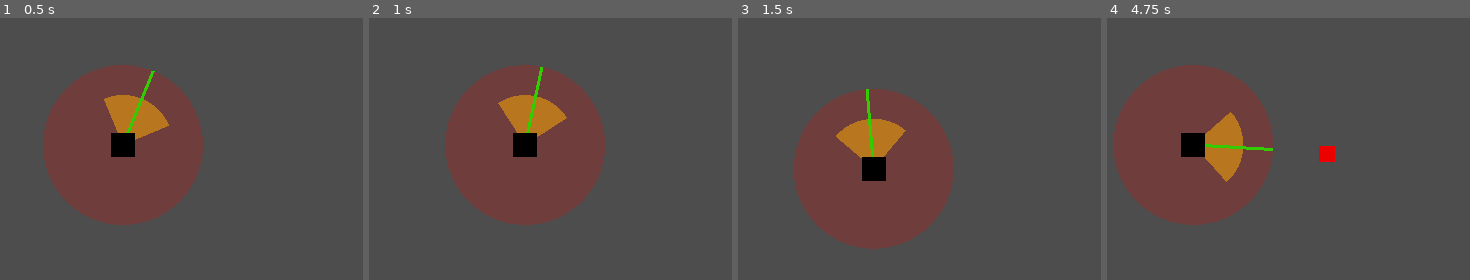
Above: before the commit, frames 1-4 (left to right).
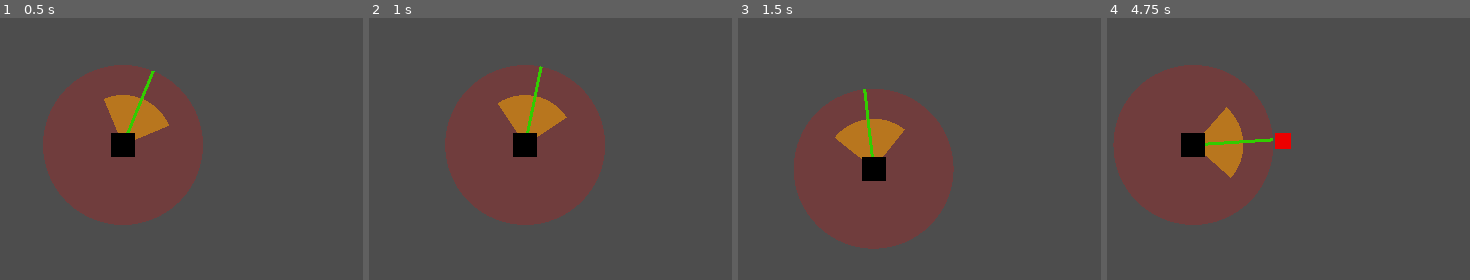
Above: after the commit, the same moments.

Repository: GJunior96/gods-and-monsters-prototype
Game: Godot game, scene res://main.tscn
Same seed, same stepped clock (60 frames per second), same inputs: the game is played once before the commit and once after it.
Inputs (mouse positions are in pixels of both pictures, inside the frame that each line leads up to):
- Up to frame 1 (0.5 s): no input
- Up to frame 2 (1 s): tap Enter at 0.5 s; move the mouse to (597, 130) at 0.52 s; press the mouse at (597, 130) at 0.53 s; hold Right (ui_right) from 0.53 s (still down)
- Up to frame 3 (1.5 s): move the mouse to (763, 159) at 1.27 s; release Right (ui_right) at 1.28 s; release the mouse at (763, 159) at 1.28 s; hold Down (ui_down) from 1.28 s (still down); click (763, 159) at 1.35 s
- Up to frame 4 (4.75 s): move the mouse to (1277, 86) at 2.02 s; release Down (ui_down) at 2.03 s; press the mouse at (1277, 86) at 2.03 s; hold Right (ui_right) 2.03-2.78 s; move the mouse to (1205, 198) at 2.77 s; release the mouse at (1205, 198) at 2.78 s; hold Up (ui_up) 2.78-3.53 s; click (1205, 198) at 2.85 s; move the mouse to (1375, 185) at 3.52 s; press the mouse at (1375, 185) at 3.53 s; hold Left (ui_left) from 3.53 s (still down); move the mouse to (outside the picture) at 4.27 s; release the mouse at (outside the picture) at 4.28 s; click (outside the picture) at 4.35 s

Frame 1 is identical in both runs. In frame 2, less than 0.1% of the frame differs, in the area x 35-55%, y 18-44%; in frame 3, 0.3%; in frame 4, 1.2%, in the area x 26-63%, y 33-63%.

Commit message:
feat(enemy): introduce state-driven behavior system
- enable enemies to switch between states
- prepare for modular behaviors (idle, chase, stunned, etc.)

Diff:
--- /dev/null
+++ b/data/enemies/states/enemy_state_chase.tres
@@ -0,0 +1,7 @@
+[gd_resource type="Resource" script_class="EnemyStateData" load_steps=2 format=3 uid="uid://ddrj2c7s2csy1"]
+
+[ext_resource type="Script" uid="uid://cp51ftfkb2qp3" path="res://scripts/resources/enemies/states/enemy_state_data.gd" id="1_86ce7"]
+
+[resource]
+script = ExtResource("1_86ce7")
+metadata/_custom_type_script = "uid://cp51ftfkb2qp3"
--- /dev/null
+++ b/data/enemies/states/enemy_state_dead.tres
@@ -0,0 +1,10 @@
+[gd_resource type="Resource" script_class="EnemyStateData" load_steps=2 format=3 uid="uid://vg0xqp47a27"]
+
+[ext_resource type="Script" uid="uid://cp51ftfkb2qp3" path="res://scripts/resources/enemies/states/enemy_state_data.gd" id="1_7vor5"]
+
+[resource]
+script = ExtResource("1_7vor5")
+speed_multiplier = 0.0
+friction = 0.0
+can_move = false
+metadata/_custom_type_script = "uid://cp51ftfkb2qp3"
--- /dev/null
+++ b/data/enemies/states/enemy_state_set_basic.tres
@@ -0,0 +1,13 @@
+[gd_resource type="Resource" script_class="EnemyStateSet" load_steps=5 format=3 uid="uid://bgalslmqb62rj"]
+
+[ext_resource type="Resource" uid="uid://ddrj2c7s2csy1" path="res://data/enemies/states/enemy_state_chase.tres" id="1_itavt"]
+[ext_resource type="Script" uid="uid://bsy1yegx5m4eh" path="res://scripts/enemies/states/enemy_state_set.gd" id="1_u2scf"]
+[ext_resource type="Resource" uid="uid://vg0xqp47a27" path="res://data/enemies/states/enemy_state_dead.tres" id="2_r5ieq"]
+[ext_resource type="Resource" uid="uid://cyrpatva654av" path="res://data/enemies/states/enemy_state_stunned.tres" id="4_ksm5e"]
+
+[resource]
+script = ExtResource("1_u2scf")
+chase = ExtResource("1_itavt")
+stunned = ExtResource("4_ksm5e")
+dead = ExtResource("2_r5ieq")
+metadata/_custom_type_script = "uid://bsy1yegx5m4eh"
--- /dev/null
+++ b/data/enemies/states/enemy_state_stunned.tres
@@ -0,0 +1,11 @@
+[gd_resource type="Resource" script_class="EnemyStateData" load_steps=2 format=3 uid="uid://cyrpatva654av"]
+
+[ext_resource type="Script" uid="uid://cp51ftfkb2qp3" path="res://scripts/resources/enemies/states/enemy_state_data.gd" id="1_ogk36"]
+
+[resource]
+script = ExtResource("1_ogk36")
+speed_multiplier = 0.0
+friction = 600.0
+duration = 0.15
+can_move = false
+metadata/_custom_type_script = "uid://cp51ftfkb2qp3"
--- a/scenes/enemies/enemy.tscn
+++ b/scenes/enemies/enemy.tscn
@@ -1,8 +1,9 @@
-[gd_scene load_steps=6 format=3 uid="uid://daw68dg1q7e2"]
+[gd_scene load_steps=7 format=3 uid="uid://daw68dg1q7e2"]
 
 [ext_resource type="Script" uid="uid://1v86vgsiwjba" path="res://scripts/enemies/enemy.gd" id="2_8e3ao"]
 [ext_resource type="Texture2D" uid="uid://bnld5m4s3fygx" path="res://sprites temporarios/square 16.png" id="2_38ino"]
 [ext_resource type="PackedScene" uid="uid://dkxmbst87rqvr" path="res://scenes/systems/XPDrop.tscn" id="2_fcftc"]
+[ext_resource type="Resource" uid="uid://bgalslmqb62rj" path="res://data/enemies/states/enemy_state_set_basic.tres" id="3_fcftc"]
 
 [sub_resource type="CircleShape2D" id="CircleShape2D_38ino"]
 
@@ -16,6 +17,7 @@
 base_speed = 100.0
 base_damage = 20
 friction = 200.0
+state_set = ExtResource("3_fcftc")
 
 [node name="Sprite2D" type="Sprite2D" parent="."]
 texture = ExtResource("2_38ino")
--- a/scripts/enemies/enemy.gd
+++ b/scripts/enemies/enemy.gd
@@ -9,15 +9,24 @@
 @export var xp_value := 10
 @export var min_spawn_time := 0.0
 
-
 var dead := false
 var life: int
 var speed: float
 var damage: int
 
 # knockback vars ------------------------
-@export var knockback_resistance := 1.0
-@export var friction := 200.0
+@export var mass := 1.0
+@export var friction := 500.0
+# ---------------------------------------
+
+# state vars -----------------------------
+#@export var stun_duration := 0.15
+var current_state: EnemyState
+var chase_state: EnemyState
+var stunned_state: EnemyState
+var dead_state: EnemyState
+var stun_timer := 0.15
+@export var state_set: EnemyStateSet
 # ---------------------------------------
 
 
@@ -27,18 +36,19 @@
 	if life == 0:
 		setup(1.0)
 
+	chase_state = EnemyChaseState.new().setup(state_set.chase)
+	stunned_state = EnemyStunnedState.new().setup(state_set.stunned)
+	dead_state = EnemyDeadState.new().setup(state_set.dead)
+
+	change_state(chase_state)
+
 
 func _physics_process(delta):
 	if dead or target == null:
 		return
 
-	var direction = (target.global_position - global_position). normalized()
-	var desired_velocity = direction * speed
-
-	# Aplica fricção
-	velocity = velocity.move_toward(desired_velocity, friction * delta)
-	#velocity = direction * speed
-	move_and_slide()
+	if current_state:
+		current_state.physics_update(self, delta)
 
 
 func setup(difficulty_multiplier: float):
@@ -51,8 +61,10 @@
 	if dead:
 		return
 
-	var knockback = direction.normalized() * (force / knockback_resistance)
-	velocity += knockback
+	var knockback = direction.normalized() * (force / mass)
+	velocity = knockback
+
+	change_state(stunned_state)
 
 
 func take_damage(amount: int):
@@ -68,10 +80,7 @@
 func die():
 	dead = true
 
-	# Para o movimento
-	velocity = Vector2.ZERO
-	set_physics_process(false)
-
+	change_state(dead_state)
 	# Desliga colisao imediatamente
 	$CollisionShape2D.disabled = true
 
@@ -86,6 +95,16 @@
 	queue_free()
 
 
+func change_state(new_state: EnemyState):
+	if current_state:
+		current_state.exit(self)
+
+	current_state = new_state
+
+	if current_state:
+		current_state.enter(self)
+
+
 func _exit_tree():
 	GlobalLogger.log("Enemy realmente removido: " + name)
 
--- /dev/null
+++ b/scripts/enemies/states/enemy_chase_state.gd
@@ -0,0 +1,13 @@
+class_name EnemyChaseState
+extends EnemyState
+
+func physics_update(_enemy, _delta):
+	if _enemy.dead or _enemy.target == null:
+		return
+
+	var direction = (_enemy.target.global_position - _enemy.global_position). normalized()
+	var desired_velocity = direction * _enemy.speed * data.speed_multiplier
+
+	# Aplica fricção
+	_enemy.velocity = _enemy.velocity.move_toward(desired_velocity, data.friction * _delta)
+	_enemy.move_and_slide()
--- /dev/null
+++ b/scripts/enemies/states/enemy_dead_state.gd
@@ -0,0 +1,6 @@
+class_name EnemyDeadState
+extends EnemyState
+
+func enter(enemy):
+	enemy.velocity = Vector2.ZERO
+	enemy.set_physics_process(false)
--- /dev/null
+++ b/scripts/enemies/states/enemy_state.gd
@@ -0,0 +1,13 @@
+class_name EnemyState
+extends RefCounted
+
+var data: EnemyStateData
+
+func setup(state_data: EnemyStateData):
+    data = state_data
+    return self
+
+
+func enter(_enemy): pass
+func exit(_enemy): pass
+func physics_update(_enemy, _delta): pass
--- /dev/null
+++ b/scripts/enemies/states/enemy_state_set.gd
@@ -0,0 +1,6 @@
+class_name EnemyStateSet
+extends Resource
+
+@export var chase: EnemyStateData
+@export var stunned: EnemyStateData
+@export var dead: EnemyStateData
--- /dev/null
+++ b/scripts/enemies/states/enemy_stunned_state.gd
@@ -0,0 +1,20 @@
+class_name EnemyStunnedState
+extends EnemyState
+
+var timer := 0.0
+
+func enter(enemy):
+	timer = data.duration
+
+	if data.stop_on_enter:
+		enemy.velocity = Vector2.ZERO
+
+
+func physics_update(enemy, delta):
+	timer -= delta
+
+	enemy.velocity = enemy.velocity.move_toward(Vector2.ZERO, data.friction * delta)
+	enemy.move_and_slide()
+
+	if timer <= 0:
+		enemy.change_state(enemy.chase_state)
--- /dev/null
+++ b/scripts/resources/enemies/states/enemy_state_data.gd
@@ -0,0 +1,8 @@
+class_name EnemyStateData
+extends Resource
+
+@export var speed_multiplier := 1.0
+@export var friction := 800.0
+@export var duration := 0.0
+@export var can_move := true
+@export var stop_on_enter := false
Not shown, added: scripts/enemies/states/enemy_chase_state.gd.uid
Not shown, added: scripts/enemies/states/enemy_dead_state.gd.uid
Not shown, added: scripts/enemies/states/enemy_state.gd.uid
Not shown, added: scripts/enemies/states/enemy_state_set.gd.uid
Not shown, added: scripts/enemies/states/enemy_stunned_state.gd.uid
Not shown, added: scripts/resources/enemies/states/enemy_state_data.gd.uid
